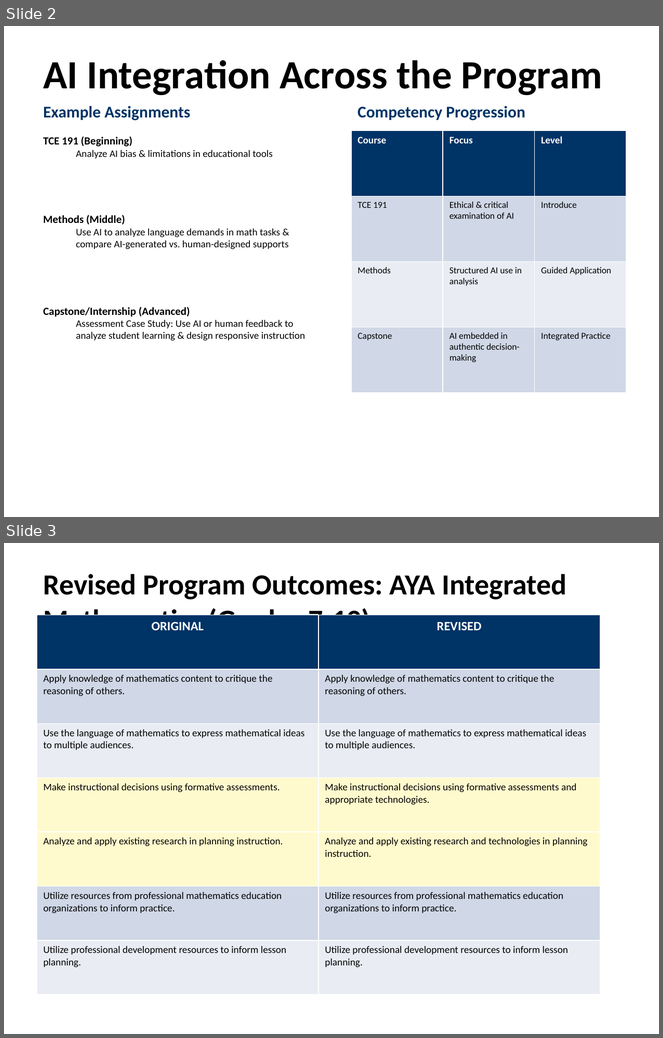
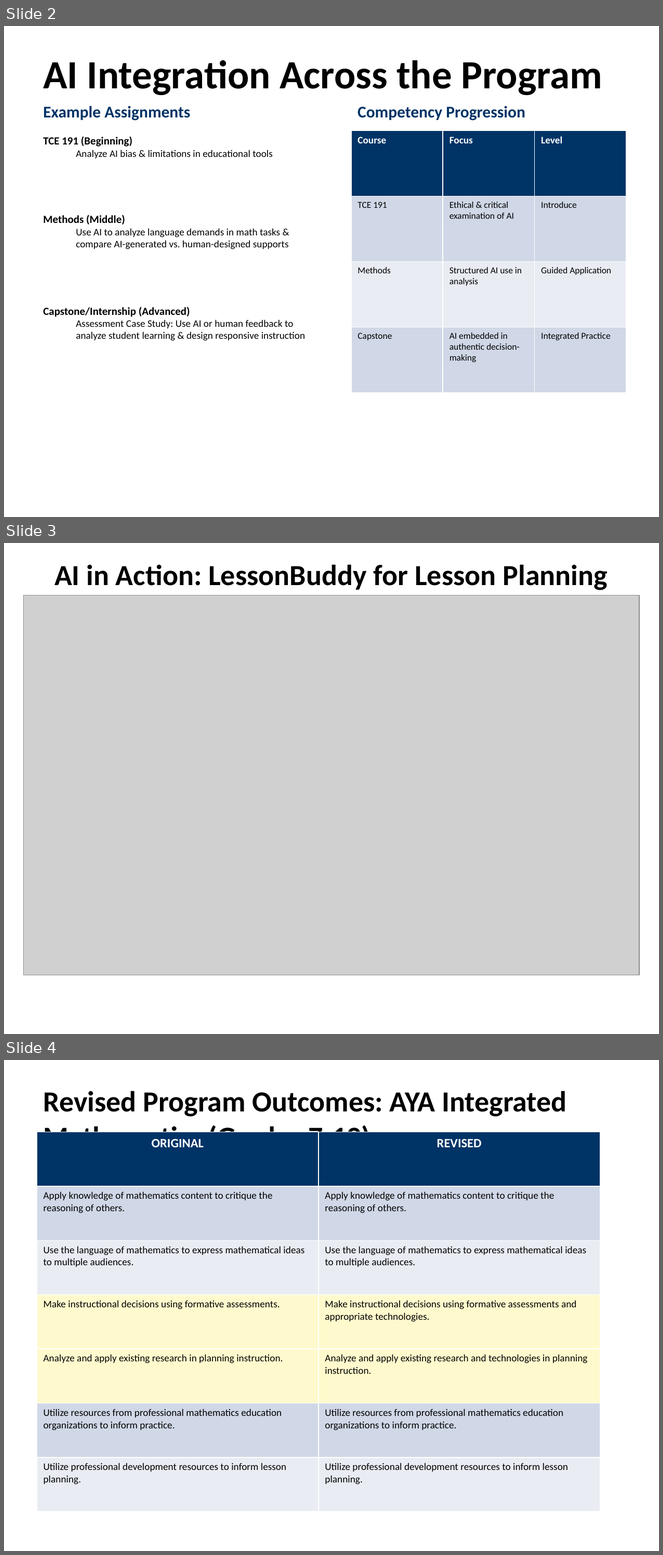
Before and after one commit to OhioMathTeacher/ai-bot, a slide deck: AI compentency framework for TCE.pptx. Shown one above the other, each under a label of ours: slides 2 and 3 before the commit, slides 2, 3 and 4 after it. The pictures are 663x1038 and 663x1555 pixels, drawn with LibreOffice and Linux fonts; fonts in the diff are those of the drawing; grey boxes stand for pictures. Boxes give left, top, right and bottom in pixels: in the first picture for what was removed or moved away, otherwise in the second. Text is boxed around its words. In the diff, an @@ line names an element or a change of style, - is before the commit and + after.

```diff
--- a/AI compentency framework for TCE.pptx
+++ b/AI compentency framework for TCE.pptx
@@ slide 3 added at (4,543,659,1034), background #FFFFFF @@
@@ text added at (54,564,608,590), 32 pt, text #000000, bold @@
+AI in Action: LessonBuddy for Lesson Planning
@@ picture added at (24,596,639,976) @@
@@ what was slide 3 is now slide 4 @@
```
